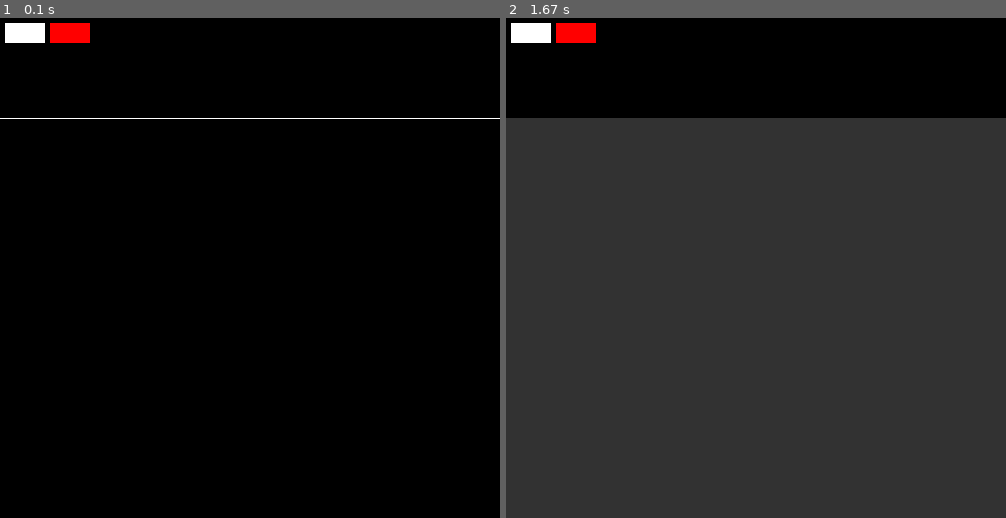
Above: before the commit, frames 1-2 (left to right).
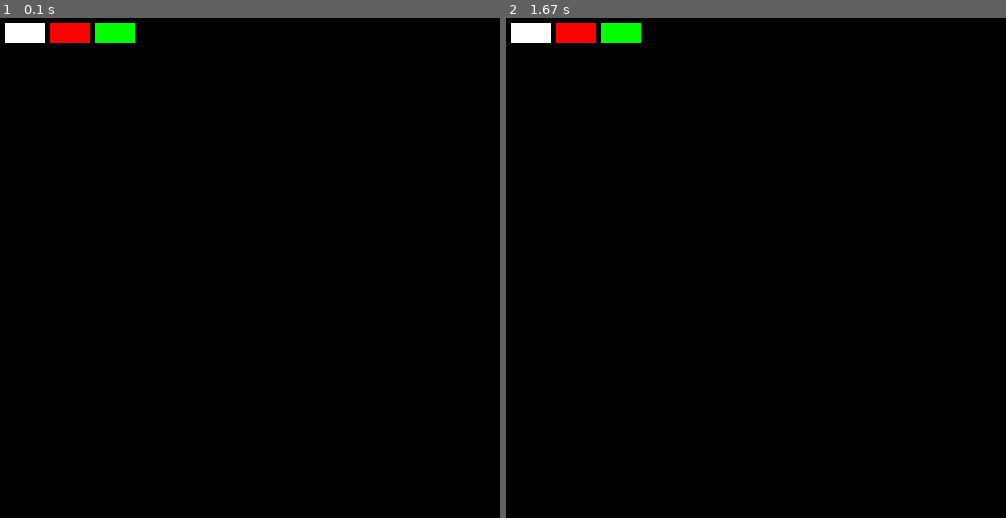
Above: after the commit, the same moments.

Repository: Basstma/PathfindingAlgorithmWithPygame
Game: pygame game, started from visualization.py
Two runs of this game, one before a commit and one after it. Both use one fixed random seed, a clock stepped at 60 frames per second and the inputs below.
Inputs (mouse positions are in pixels of both pictures, inside the frame that each line leads up to):
- Up to frame 1 (0.1 s): no input
- Up to frame 2 (1.67 s): press the mouse at (621, 33) at 0.37 s; move the mouse to (626, 153) at 0.47 s; release the mouse at (636, 273) at 0.6 s; hold D 0.67-1.13 s; hold W 1.17-1.63 s

The runs differ from the first frame. In frame 1, 0.5% of the frame differs, in the area x 0-100%, y 1-21%; in frame 2, 80%, in the area x 0-100%, y 1-100%.

Commit message:
Changed start and Target to movable Objects. Added Forms.py. There Forms like Buttons and other stuff shuld be created. Class Button is already there

Diff:
--- /dev/null
+++ b/Forms.py
@@ -0,0 +1,23 @@
+import pygame as pg
+
+class Button:
+    def __init__(self, pos: list, size: list, color: list, function):
+        self.pos = pos
+        self.size = size
+        self.color = color
+        self.function = function
+
+    def draw(self, screen):
+        (self.pos[0], self.pos[1], self.size[0], self.size[1])
+        pg.draw.rect(screen, self.color, (self.pos[0], self.pos[1], self.size[0], self.size[1]))
+
+    def is_clicked(self, click_pos):
+        in_x = self.pos[0] <= click_pos[0] <= self.pos[0] + self.size[0]
+        in_y = self.pos[1] <= click_pos[1] <= self.pos[1] + self.size[1]
+        if in_x and in_y:
+            return True
+        else:
+            return False
+
+    def action(self):
+        self.function()
--- a/Maze.py
+++ b/Maze.py
@@ -12,6 +12,8 @@
         self.delay = 0
 
         self.pos = {}
+        self.start = None
+        self.target = None
 
     def build(self):
         creation = Thread(target=self.create)
@@ -67,25 +69,42 @@
             time.sleep(self.delay)
         print("Maze is builded")
 
-    def add_target(self, kind='standard'):
-        if kind == 'standard':
-            x = np.random.randint(0, self.size[0])
-            y = np.random.randint(0, self.size[1])
+    def add_target(self, x, y):
+        self.target = Target(x=x, y=y)
+        self.maze[y][x] = self.target
+        # if kind == 'standard':
+        #     x = np.random.randint(0, self.size[0])
+        #     y = np.random.randint(0, self.size[1])
+        #
+        #     if np.random.randint(0, 2) == 1:
+        #         x = np.random.choice([0, self.size[0] - 1])
+        #     else:
+        #         y = np.random.choice([0, self.size[1] - 1])
+        # elif kind == 'random':
+        #     x = np.random.randint(0, self.size[0])
+        #     y = np.random.randint(0, self.size[1])
+        # else:
+        #     x = self.size[0] - 1
+        #     y = self.size[1] - 1
+        #
+        # self.maze[y][x] = Target(x=x, y=y)
+        # print("Target added", x, y)
 
-            if np.random.randint(0, 2) == 1:
-                x = np.random.choice([0, self.size[0] - 1])
-            else:
-                y = np.random.choice([0, self.size[1] - 1])
-        elif kind == 'random':
-            x = np.random.randint(0, self.size[0])
-            y = np.random.randint(0, self.size[1])
-        else:
-            x = self.size[0] - 1
-            y = self.size[1] - 1
+    def add_start(self, x, y):
+        self.start = Start(x=x, y=y)
+        self.maze[y][x] = self.start
 
-        self.maze[y][x] = Target(x=x, y=y)
-        print("Target added", x, y)
+    def move_start(self, nx, ny):
+        x, y = self.start.get_coordinates()
+        self.start.set_coordinates(nx, ny)
+        self.maze[y][x] = None
+        self.maze[ny][nx] = self.start
 
+    def move_target(self, nx, ny):
+        x, y = self.target.get_coordinates()
+        self.target.set_coordinates(nx, ny)
+        self.maze[y][x] = None
+        self.maze[ny][nx] = self.target
 
 if __name__ == '__main__':
     m = Maze(size=(10, 10))
--- a/depthsearch.py
+++ b/depthsearch.py
@@ -6,10 +6,13 @@
 
 
 class DepthSearch(Thread):
-    def __init__(self, maze, start):
+    def __init__(self, maze):
         super().__init__()
         self.maze = maze
-        self.start_position = start
+        if self.maze.start:
+            self.start_position = self.maze.start.get_coordinates()
+        else:
+            self.maze.stat_position = (0, 0)
         self.path_to_target = {}
 
     def clean_neighbours(self, akt_pos, nbs):
--- a/visualization.py
+++ b/visualization.py
@@ -5,6 +5,7 @@
 from Bot import *
 from depthsearch import *
 from widesearch import *
+from Forms import *
 
 
 class Visio:
@@ -50,17 +51,17 @@
         self.buttons = [
             Button((5, 5), (40, 20), self.colors["white"], function=self.activate_manual_drawing),  # Button Manual draw
             Button((50, 5), (40, 20), self.colors["red"], function=self.activate_target_drawing),  # Button for Target draw
-            Button((90, 5), (40, 20), self.colors["green"], function=self.activate_start_drawing),  # Button for Start draw
+            Button((95, 5), (40, 20), self.colors["green"], function=self.activate_start_drawing),  # Button for Start draw
         ]
 
     def build_naviagation(self):
-        self.buttons[0].draw(self.screen)
-        self.buttons[1].draw(self.screen)
-
-        pg.draw.line(self.screen,
-                     color=self.colors["white"],
-                     start_pos=(0, self.navbar_size[1]),
-                     end_pos=(self.window_size[0], self.navbar_size[1]))
+        for button in self.buttons:
+            button.draw(self.screen)
+
+        # pg.draw.line(self.screen,
+        #              color=self.colors["white"],
+        #              start_pos=(0, self.navbar_size[1]),
+        #              end_pos=(self.window_size[0], self.navbar_size[1]))
 
     def check_button_is_clicked(self,click_pos):
         for button in self.buttons:
@@ -88,6 +89,9 @@
 
                 elif type(self.maze.maze[i][j]) == Start:
                     draw_rectangle_maze((j, i), "green")
+
+                else:
+                    draw_rectangle_maze((j,i), "black")
 
     def run(self):
         while self.running:
@@ -99,31 +103,23 @@
                         self.maze.build()
                     if event.key == pg.K_d:
                         print("Depth search started")
-                        d = DepthSearch(self.maze, (1, 0))
+                        d = DepthSearch(self.maze)
                         d.start()
                     if event.key == pg.K_w:
                         print("Wide search started")
-                        w = WideSearch(self.maze, (1, 0))
+                        w = WideSearch(self.maze)
                         w.start()
-                    if event.key == pg.K_0:
-                        print("Add Target at edge")
-                        self.maze.add_target()
-                    # Different Target Types
-                    if event.key == pg.K_1:
-                        print("Add Target random")
-                        self.maze.add_target(kind="random")
-                    if event.key == pg.K_2:
-                        print("Add target in left_down_corner")
-                        self.maze.add_target(kind="botton_right_coronor")
                     if event.key == pg.K_n:
                         print("Reseted Maze")
                         self.maze = Maze(size=self.maze.size)
+                        self.maze.start = None
                     if event.key == pg.K_r:
                         print("Start removing every sign except Walls")
                         for i in range(len(self.maze.maze)):
                             for j in range(len(self.maze.maze[i])):
                                 if type(self.maze.maze[i][j]) != Wall:
                                     self.maze.maze[i][j] = None
+                        self.maze.start = None
                     if event.key == pg.K_t:
                         self.change_timedelay()
                 if event.type == pg.MOUSEBUTTONDOWN:
@@ -134,7 +130,9 @@
                         if self.active_drawing["mannual"]:
                             self.draw_manualy_maze(event, pos)
                         elif self.active_drawing["start"]:
-                            self.draw_manualy_maze(event, pos)
+                            self.handl_start(event, pos)
+                        elif self.active_drawing["target"]:
+                            self.handl_target(event, pos)
             self.display()
             pg.display.flip()
             self.clock.tick(self.FPS)
@@ -149,6 +147,44 @@
             self.time_pos = 0
         print("Delay auf:", self.time_steps[self.time_pos])
         self.maze.delay = self.time_steps[self.time_pos]
+
+    def handl_start(self, event, pos):
+        if self.maze.start:
+            is_hold = True
+            while is_hold:
+                if event.button == 1:
+                    x, y = self.get_position_in_maze(pos)
+                    self.maze.move_start(x, y)
+                for e in pg.event.get():
+                    if e.type == pg.MOUSEBUTTONUP:
+                        is_hold = False
+                    else:
+                        pos = pg.mouse.get_pos()
+                # Draw window
+                self.display()
+                pg.display.flip()
+        else:
+            x, y = self.get_position_in_maze(pos)
+            self.maze.add_start(x, y)
+
+    def handl_target(self, event, pos):
+        if self.maze.target:
+            is_hold = True
+            while is_hold:
+                if event.button == 1:
+                    x, y = self.get_position_in_maze(pos)
+                    self.maze.move_target(x, y)
+                for e in pg.event.get():
+                    if e.type == pg.MOUSEBUTTONUP:
+                        is_hold = False
+                    else:
+                        pos = pg.mouse.get_pos()
+                # Draw window
+                self.display()
+                pg.display.flip()
+        else:
+            x, y = self.get_position_in_maze(pos)
+            self.maze.add_target(x, y)
 
     def draw_manualy_maze(self, event, pos):
         is_hold = True
@@ -183,7 +219,7 @@
         for k in self.active_drawing.keys():
             self.active_drawing[k] = False
         self.active_drawing[kind] = True
-        # print(self.active_drawing)
+        print(self.active_drawing)
 
     def activate_manual_drawing(self):
         self.activate_draw("mannual")
@@ -193,29 +229,6 @@
 
     def activate_start_drawing(self):
         self.activate_draw("start")
-
-class Button:
-    def __init__(self, pos: list, size: list, color: list, function):
-        self.pos = pos
-        self.size = size
-        self.color = color
-        self.function = function
-
-    def draw(self, screen):
-        (self.pos[0], self.pos[1], self.size[0], self.size[1])
-        pg.draw.rect(screen, self.color, (self.pos[0], self.pos[1], self.size[0], self.size[1]))
-
-    def is_clicked(self, click_pos):
-        in_x = self.pos[0] <= click_pos[0] <= self.pos[0] + self.size[0]
-        in_y = self.pos[1] <= click_pos[1] <= self.pos[1] + self.size[1]
-        if in_x and in_y:
-            return True
-        else:
-            return False
-
-    def action(self):
-        self.function()
-
 
 
 if __name__ == '__main__':
--- a/widesearch.py
+++ b/widesearch.py
@@ -6,10 +6,13 @@
 
 
 class WideSearch(Thread):
-    def __init__(self, maze, start):
+    def __init__(self, maze):
         super().__init__()
         self.maze = maze
-        self.start_position = start
+        if self.maze.start:
+            self.start_position = self.maze.start.get_coordinates()
+        else:
+            self.maze.stat_position = (0, 0)
         self.posisions = {}
         self.way_to_target = {}
         self.path = None
